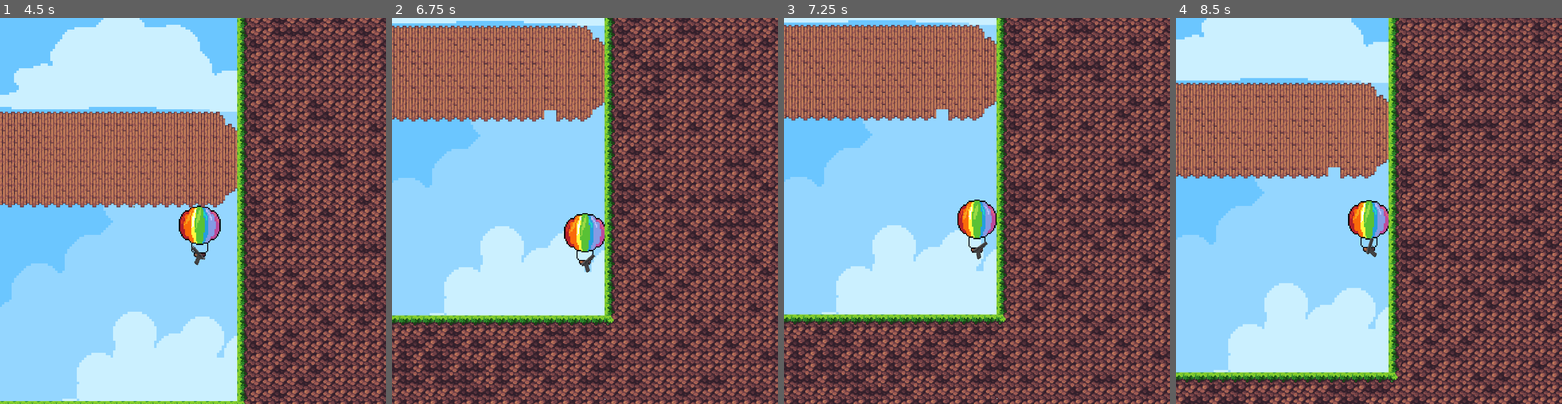
Above: before the commit, frames 1-4 (left to right).
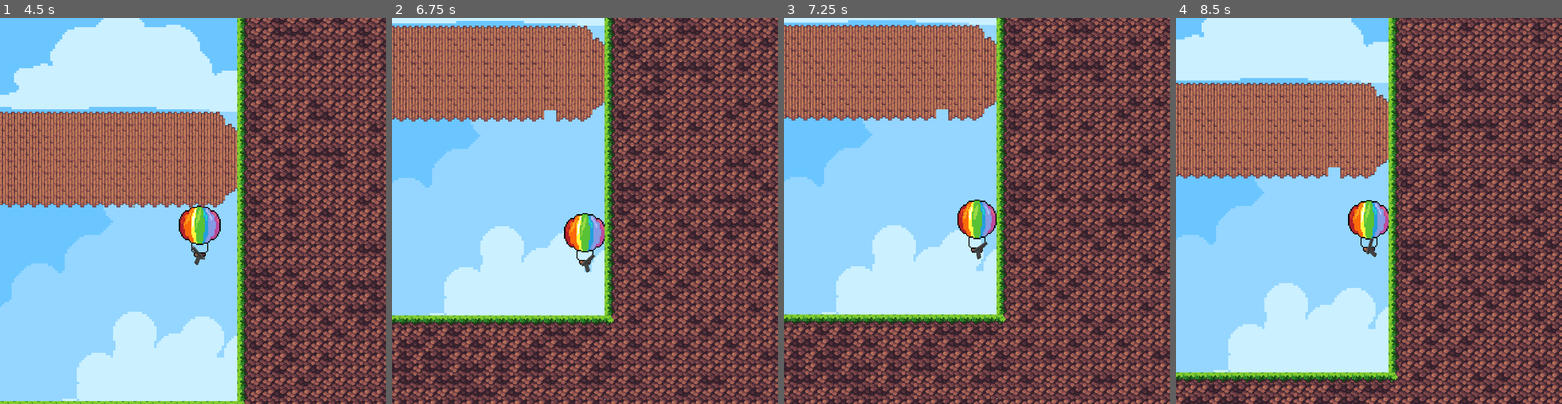
Above: after the commit, the same moments.

Repository: Jerry-Gu-SB/balloon_scroob
Game: Godot game, scene res://root.tscn
The game is run twice, just before and just after one commit, with the same random seed, the same clock (stepped at 60 frames per second) and the same inputs.
Inputs (mouse positions are in pixels of both pictures, inside the frame that each line leads up to):
- Up to frame 1 (4.5 s): move the mouse to (277, 191) at 0.52 s; hold Right (ui_right) 0.53-1.25 s; click (277, 191) at 0.67 s; drag from (115, 230) to (382, 122) at 1.27 s; move the mouse to (231, 126) at 2.02 s; hold Right (ui_right) 2.03-2.75 s; drag from (173, 288) to (77, 153) at 2.77 s; move the mouse to (308, 268) at 3.52 s; hold Left (ui_left) 3.53-4.25 s; drag from (77, 153) to (135, 114) at 4.27 s
- Up to frame 2 (6.75 s): move the mouse to (604, 211) at 5.02 s; hold Down (ui_down) 5.03-5.75 s; click (604, 211) at 5.17 s; drag from (527, 114) to (666, 29) at 5.77 s; move the mouse to (669, 191) at 6.52 s; hold Up (ui_up) from 6.53 s (still down)
- Up to frame 3 (7.25 s): keep holding Up (ui_up)
- Up to frame 4 (8.5 s): release Up (ui_up) at 7.25 s; drag from (1291, 230) to (1349, 288) at 7.27 s; move the mouse to (1407, 126) at 8.02 s; hold Down (ui_down) from 8.03 s (still down)

Frame 1 is identical in both runs. In frame 2, 0.1% of the frame differs, in the area x 0-100%, y 0-96%; in frame 3, less than 0.1%; in frame 4, less than 0.1%.

Commit message:
Implemented projectile health which should allow piercing attributes

Diff:
--- a/Projectile/Resources/projectile_properties.gd
+++ b/Projectile/Resources/projectile_properties.gd
@@ -5,3 +5,4 @@
 @export var projectile_velocity : float = 500.0
 @export var damage : int = 10
 @export var sprite_texture : Texture2D
+@export var projectile_health : int = 1
--- a/Projectile/Resources/projectile_revolver.tres
+++ b/Projectile/Resources/projectile_revolver.tres
@@ -8,4 +8,5 @@
 projectile_velocity = 750.0
 damage = 30
 sprite_texture = ExtResource("2_grrri")
+projectile_health = 2
 metadata/_custom_type_script = "uid://bjgd0yderhrlv"
--- a/Projectile/Scripts/projectile_collision_handler.gd
+++ b/Projectile/Scripts/projectile_collision_handler.gd
@@ -4,11 +4,12 @@
 
 var projectile_damage : int
 var tilemap: TileMapLayer
+var parent : ProjectileProvider
 
 const TILEMAP_LAYER_NAME := "Breakable Terrain"
 
 func _ready() -> void:
-	var parent : ProjectileProvider = get_parent()
+	parent = get_parent()
 	projectile_damage = parent.get_projectile_data().damage
 
 	var game_root : Node2D = get_tree().root.get_node_or_null("Root")
@@ -29,7 +30,10 @@
 		var tiles_hit = get_all_tiles_in_area()
 		print(tiles_hit)
 		body.take_damage_on_tiles(tiles_hit, projectile_damage)
-		#get_parent().queue_free()
+		parent.get_projectile_data().projectile_health -= 1
+
+		if parent.get_projectile_data().projectile_health <= 0:
+			parent.queue_free()
 
 func get_all_tiles_in_area() -> Array[Vector2i]:
 	var overlapping_tiles: Array[Vector2i] = []
@@ -43,12 +47,12 @@
 	var bottom_right = self.global_position + Vector2(radius, radius)
 
 	# --- 3. Convert to tile coordinates ---
-	var start := tilemap.local_to_map(tilemap.to_local(top_left))
-	var end := tilemap.local_to_map(tilemap.to_local(bottom_right))
+	var start : Vector2i = tilemap.local_to_map(tilemap.to_local(top_left))
+	var end : Vector2i = tilemap.local_to_map(tilemap.to_local(bottom_right))
 
 	# --- 4. Loop through all tiles within that box ---
-	for x in range(start.x, end.x + 1):
-		for y in range(start.y, end.y + 1):
+	for x in range(start.x - 1, end.x + 1):
+		for y in range(start.y - 1, end.y + 1):
 			var cell_pos : Vector2i = Vector2i(x, y)
 			var tile_id = tilemap.get_cell_source_id(cell_pos)
 			if tile_id == -1:
